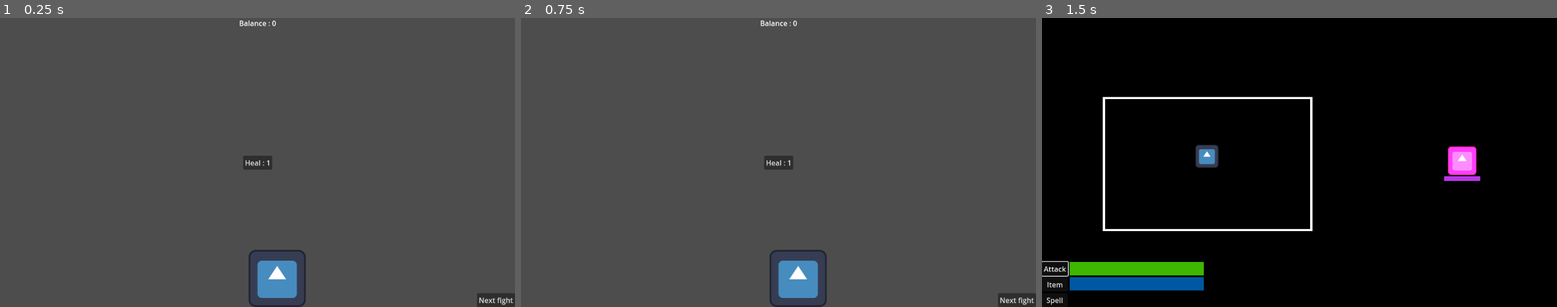
Above: before the commit, frames 1-3 (left to right).
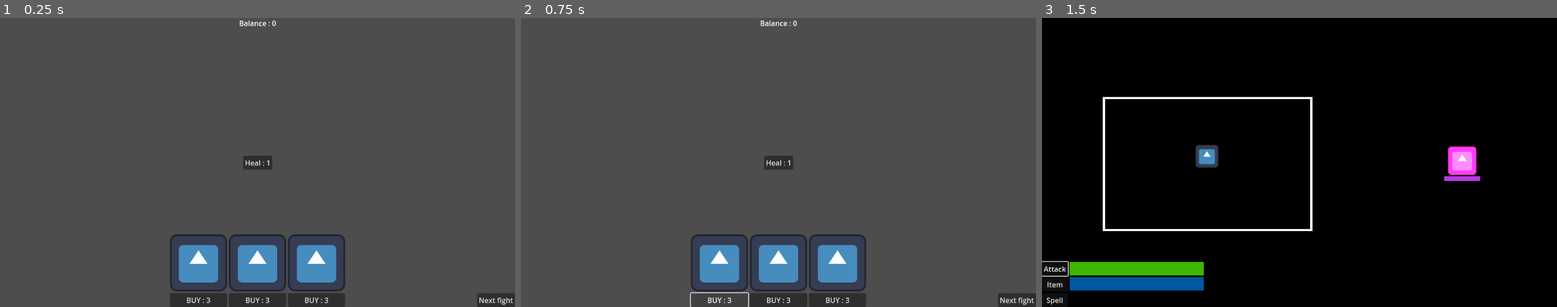
Above: after the commit, the same moments.

Repository: kriegueur/shovel_jam
Game: Godot game, scene res://scenes/shop.tscn
The game is run twice, just before and just after one commit, with the same random seed, the same clock (stepped at 60 frames per second) and the same inputs. This scene is started directly instead of the project's main scene. The engine's default icon, where the game draws it, is replaced by a stand-in: a white triangle on a blue panel in a dark square.
Inputs (mouse positions are in pixels of both pictures, inside the frame that each line leads up to):
- Up to frame 1 (0.25 s): no input
- Up to frame 2 (0.75 s): click (721, 301) at 0.5 s, where only the run after the commit has a clickable "BUY : 3"
- Up to frame 3 (1.5 s): click "Next fight" at 1.25 s

The runs differ from the first frame. In frame 1, 5.5% of the frame differs, in the area x 33-67%, y 74-100%; in frame 2, 5.1%; in frame 3, nothing differs.

Commit message:
purchasable items

Diff:
--- a/Resources/Items/wood_sword.tres
+++ b/Resources/Items/wood_sword.tres
@@ -11,4 +11,5 @@
 name = "Wood Sword"
 description = "+10 attack"
 effects = Array[ExtResource("1_ugdqy")]([ExtResource("2_mos7q")])
+price = 3
 metadata/_custom_type_script = "uid://i870gsin0pmc"
--- a/project.godot
+++ b/project.godot
@@ -48,6 +48,7 @@
 dash={
 "deadzone": 0.2,
 "events": [Object(InputEventKey,"resource_local_to_scene":false,"resource_name":"","device":-1,"window_id":0,"alt_press …(195 unchanged characters)…
+, Object(InputEventKey,"resource_local_to_scene":false,"resource_name":"","device":-1,"window_id":0,"alt_pressed":false,"shift_pressed":false,"ctrl_pressed":false,"meta_pressed":false,"pressed":false,"keycode":0,"physical_keycode":72,"key_label":0,"unicode":104,"location":0,"echo":false,"script":null)
 ]
 }
 parry&shield={
--- /dev/null
+++ b/scenes/buyable_item.tscn
@@ -0,0 +1,37 @@
+[gd_scene load_steps=3 format=3 uid="uid://dxcackqk0kr52"]
+
+[ext_resource type="PackedScene" uid="uid://btl7xrqixw8od" path="res://scenes/item_hoverable.tscn" id="1_0iy8f"]
+[ext_resource type="Script" uid="uid://dqbkhbd7hp4qp" path="res://scripts/buyable_item.gd" id="1_u4hno"]
+
+[node name="BuyableItem" type="Control"]
+custom_minimum_size = Vector2(128, 0)
+layout_mode = 3
+anchors_preset = 7
+anchor_left = 0.5
+anchor_top = 1.0
+anchor_right = 0.5
+anchor_bottom = 1.0
+grow_horizontal = 2
+grow_vertical = 0
+script = ExtResource("1_u4hno")
+
+[node name="VBoxContainer" type="VBoxContainer" parent="."]
+layout_mode = 1
+anchors_preset = 7
+anchor_left = 0.5
+anchor_top = 1.0
+anchor_right = 0.5
+anchor_bottom = 1.0
+offset_left = -64.0
+offset_top = -163.0
+offset_right = 64.0
+grow_horizontal = 2
+grow_vertical = 0
+
+[node name="ItemHoverable" parent="VBoxContainer" instance=ExtResource("1_0iy8f")]
+custom_minimum_size = Vector2(128, 128)
+layout_mode = 2
+
+[node name="Button" type="Button" parent="VBoxContainer"]
+layout_mode = 2
+text = "BUY : 5"
--- a/scenes/item_hoverable.tscn
+++ b/scenes/item_hoverable.tscn
@@ -5,31 +5,23 @@
 
 [node name="ItemHoverable" type="Control"]
 layout_mode = 3
-anchors_preset = 15
-anchor_right = 1.0
-anchor_bottom = 1.0
-grow_horizontal = 2
-grow_vertical = 2
+anchors_preset = 0
 script = ExtResource("1_qko22")
 item_resource = ExtResource("2_3i776")
 
-[node name="MainContainer" type="VBoxContainer" parent="."]
+[node name="IconDisplay" type="TextureRect" parent="."]
+custom_minimum_size = Vector2(50, 50)
 layout_mode = 1
-anchors_preset = 2
-anchor_top = 1.0
-anchor_bottom = 1.0
-offset_top = -54.0
+offset_right = 50.0
+offset_bottom = 50.0
+
+[node name="InfoDisplay" type="VBoxContainer" parent="."]
+layout_mode = 1
 offset_right = 40.0
-grow_vertical = 0
+offset_bottom = 50.0
 
-[node name="InfoDisplay" type="VBoxContainer" parent="MainContainer"]
+[node name="Name" type="Label" parent="InfoDisplay"]
 layout_mode = 2
 
-[node name="Name" type="Label" parent="MainContainer/InfoDisplay"]
+[node name="Description" type="Label" parent="InfoDisplay"]
 layout_mode = 2
-
-[node name="Description" type="Label" parent="MainContainer/InfoDisplay"]
-layout_mode = 2
-
-[node name="IconDisplay" type="TextureRect" parent="MainContainer"]
-layout_mode = 2
--- a/scenes/shop.tscn
+++ b/scenes/shop.tscn
@@ -1,7 +1,8 @@
-[gd_scene load_steps=3 format=3 uid="uid://cb80vcjylyho6"]
+[gd_scene load_steps=4 format=3 uid="uid://cb80vcjylyho6"]
 
 [ext_resource type="Script" uid="uid://dda42yycfwk2j" path="res://scripts/shop.gd" id="1_lx5au"]
-[ext_resource type="PackedScene" uid="uid://btl7xrqixw8od" path="res://scenes/item_hoverable.tscn" id="2_xfvoa"]
+[ext_resource type="PackedScene" uid="uid://dxcackqk0kr52" path="res://scenes/buyable_item.tscn" id="2_1l46r"]
+[ext_resource type="Resource" uid="uid://db0fl4j10d26k" path="res://Resources/Items/wood_sword.tres" id="3_032fp"]
 
 [node name="Shop" type="Control"]
 layout_mode = 3
@@ -64,5 +65,14 @@
 grow_horizontal = 2
 grow_vertical = 0
 
-[node name="ItemHoverable" parent="Items" instance=ExtResource("2_xfvoa")]
+[node name="BuyableItem" parent="Items" instance=ExtResource("2_1l46r")]
 layout_mode = 2
+item_resource = ExtResource("3_032fp")
+
+[node name="BuyableItem2" parent="Items" instance=ExtResource("2_1l46r")]
+layout_mode = 2
+item_resource = ExtResource("3_032fp")
+
+[node name="BuyableItem3" parent="Items" instance=ExtResource("2_1l46r")]
+layout_mode = 2
+item_resource = ExtResource("3_032fp")
--- a/scripts/Item.gd
+++ b/scripts/Item.gd
@@ -5,3 +5,4 @@
 @export var name : String
 @export var description : String
 @export var effects : Array[ItemEffect]
+@export var price : int
--- /dev/null
+++ b/scripts/buyable_item.gd
@@ -0,0 +1,14 @@
+extends Control
+
+@export var item_resource : Item
+
+# Called when the node enters the scene tree for the first time.
+func _ready() -> void:
+	$VBoxContainer/ItemHoverable.item_resource = item_resource
+	$VBoxContainer/Button.connect("pressed", func():
+		if GameState.can_purchase(item_resource):
+			GameState.add_item(item_resource)
+			GameState.pay(item_resource.price)
+			queue_free()
+	)
+	$VBoxContainer/Button.text = "BUY : " + str(item_resource.price)
--- a/scripts/game_state.gd
+++ b/scripts/game_state.gd
@@ -1,4 +1,6 @@
 extends Node
+
+signal cash_changed
 
 const STARTING_WORLD : int = 1
 var current_world : int = STARTING_WORLD
@@ -33,6 +35,9 @@
 var max_mana : int = BASE_MANA + mana_addon
 var player_mana : int = max_mana
 
+var inventory : Array[Item] = []
+const INVENTORY_SIZE = 8
+
 # Called when the node enters the scene tree for the first time.
 func _ready() -> void:
 	pass # Replace with function body.
@@ -54,3 +59,39 @@
 	print(interest_gain)
 	cash += gain
 	cash += interest_gain
+
+func can_purchase(item : Item) -> bool:
+	return (
+		cash >= item.price and
+		len(inventory) < 8
+	)
+
+func add_item(item : Item):
+	inventory.append(item)
+	for itemeffect : ItemEffect in item.effects:
+		match itemeffect.type:
+			ItemEffect.EffectType.ATTACK:
+				damage_addon += round(itemeffect.value)
+				player_damage = BASE_DAMAGE + damage_addon
+			ItemEffect.EffectType.MAXHP:
+				hp_addon += round(itemeffect.value)
+				max_hp = BASE_HP + hp_addon
+				player_hp += round(itemeffect.value)
+			ItemEffect.EffectType.MAXMANA:
+				mana_addon += round(itemeffect.value)
+				max_mana = BASE_MANA + mana_addon
+				player_mana += round(itemeffect.value)
+			ItemEffect.EffectType.SPEED:
+				speed_multiplier += itemeffect.value
+			ItemEffect.EffectType.DASHCOOLDOWN:
+				dash_cooldown_multiplier += itemeffect.value
+			ItemEffect.EffectType.DASHDURATION:
+				dash_duration_multiplier += itemeffect.value
+			ItemEffect.EffectType.SHIELD:
+				shield_efficiency_multiplier += itemeffect.value
+			ItemEffect.EffectType.PARRYCOOLDOWN:
+				parry_cooldown_multiplier += itemeffect.value
+
+func pay(price : int):
+	cash -= price
+	cash_changed.emit(cash)
--- a/scripts/item_hoverable.gd
+++ b/scripts/item_hoverable.gd
@@ -2,10 +2,10 @@
 
 @export var item_resource : Item
 
-@onready var icon_display: TextureRect = $MainContainer/IconDisplay
-@onready var info_display: VBoxContainer = $MainContainer/InfoDisplay
-@onready var name_indicator: Label = $MainContainer/InfoDisplay/Name
-@onready var description: Label = $MainContainer/InfoDisplay/Description
+@onready var icon_display: TextureRect = $IconDisplay
+@onready var info_display: VBoxContainer = $InfoDisplay
+@onready var name_indicator: Label = $InfoDisplay/Name
+@onready var description: Label = $InfoDisplay/Description
 
 # Called when the node enters the scene tree for the first time.
 func _ready() -> void:
@@ -19,6 +19,7 @@
 	icon_display.connect("mouse_exited", func():
 		info_display.hide()
 	)
+	info_display.position = Vector2(0, -60)
 
 
 # Called every frame. 'delta' is the elapsed time since the previous frame.
--- a/scripts/shop.gd
+++ b/scripts/shop.gd
@@ -18,6 +18,9 @@
 			GameState.player_hp = GameState.max_hp
 			GameState.player_mana = GameState.max_mana
 	)
+	GameState.connect("cash_changed", func(cash : int):
+		balance_label.text = "Balance : " + str(cash)
+	)
 
 
 # Called every frame. 'delta' is the elapsed time since the previous frame.
@@ -28,6 +31,6 @@
 	if GameState.cash < value:
 		return false
 	else:
+		GameState.pay(value)
 		GameState.cash -= value
-		balance_label.text = "Balance : " + str(GameState.cash)
 		return true
Not shown, added: scripts/buyable_item.gd.uid
